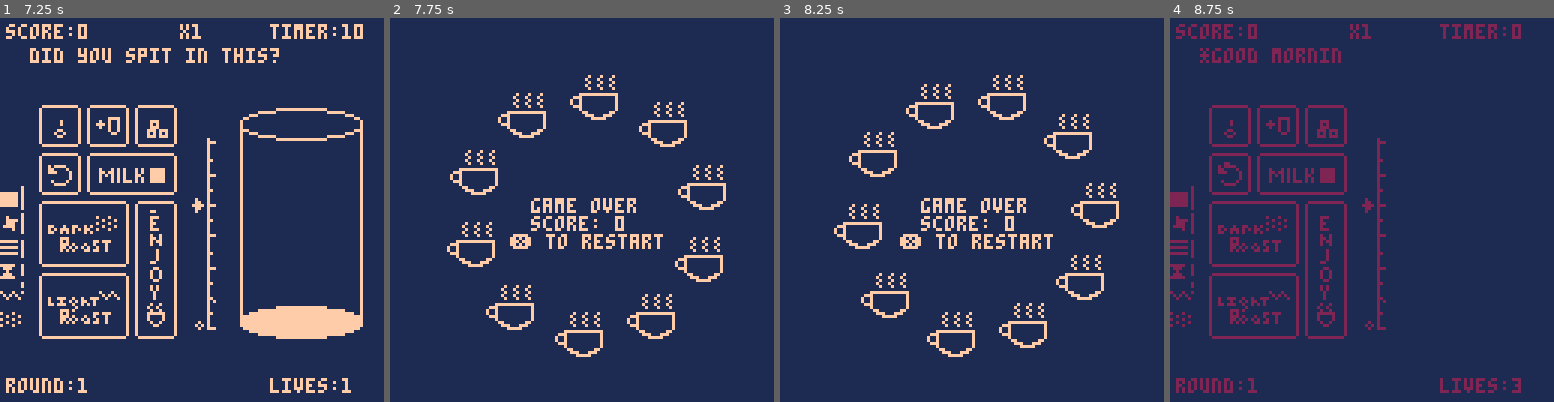
Above: before the commit, frames 1-4 (left to right).
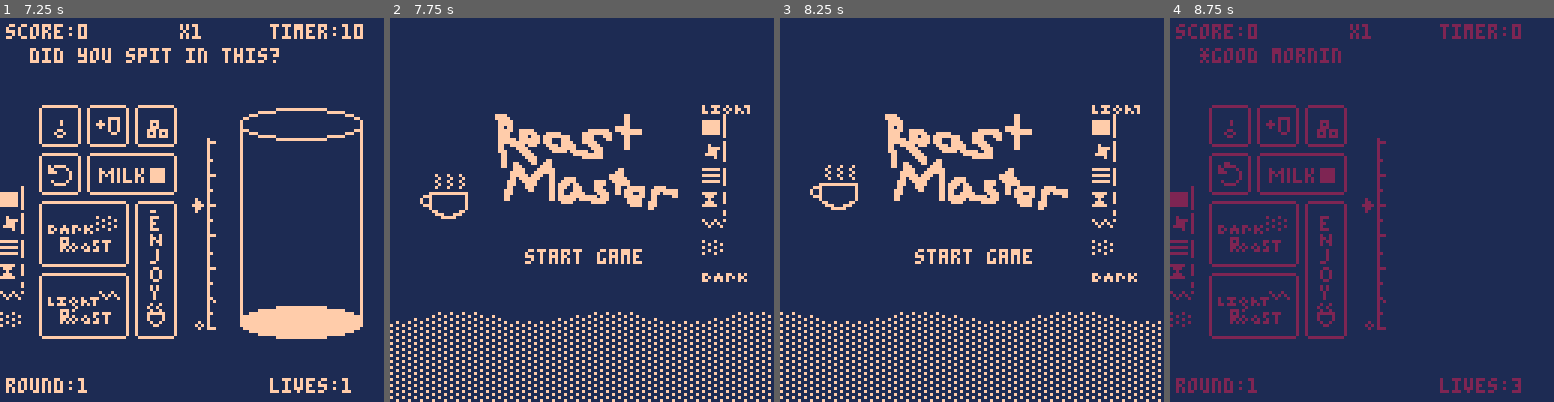
Above: after the commit, the same moments.

Repository: ianquill/brewbyte
Game: PICO-8 cartridge roastmaster_v1.p8
Two runs of this game, one before a commit and one after it. Both use one fixed random seed, a clock stepped at 60 frames per second and the inputs below.
Inputs:
- Up to frame 1 (7.25 s): tap X (X key) at 0.33, 1.07, 1.85, 2.97, 4.08, 5.2, 6.32 s; tap O (Z key) at 0.7, 1.7, 2.1, 2.5, 2.9, 3.3, 3.7, 4.1, 4.5, 4.9, 5.3, 5.7, 6.1, 6.5, 6.9 s; hold Right 1.6-2.1 s; hold Up 2.15-2.42 s; hold Right 2.47-3.03 s; hold Left 3.08-3.58 s; hold Down 3.63-3.97 s; hold Right 4.02-4.68 s; hold Up 4.73-5.03 s; hold Left 5.08-5.68 s; hold Down 5.73-6.03 s; hold Right 6.08-6.58 s; hold Right 6.63-7.13 s; hold Up from 7.18 s (still down)
- Up to frame 2 (7.75 s): tap O (Z key) at 7.3, 7.7 s; tap X (X key) at 7.43 s; release Up at 7.45 s; hold Right from 7.5 s (still down)
- Up to frame 3 (8.25 s): release Right at 8.07 s; tap O (Z key) at 8.1 s; hold Left from 8.12 s (still down)
- Up to frame 4 (8.75 s): tap O (Z key) at 8.5 s; tap X (X key) at 8.55 s; release Left at 8.62 s; hold Down from 8.67 s (still down)

Frame 1 is identical in both runs. In frame 2, 15% of the frame differs, in the area x 0-100%, y 14-100%; in frame 3, 15%; in frame 4, nothing differs.

Commit message:
game over now requires different button for reset

Diff:
--- a/roastmaster_v1.p8
+++ b/roastmaster_v1.p8
@@ -534,7 +534,7 @@
 			music(20)
 		end
 	elseif gamemode=="gameover" then
-		if btnp(❎) then
+		if btnp(🅾️) then
 			_init()
 		end
 	end
@@ -710,7 +710,7 @@
 			map(32)
 			print("game over", 47, 60,15)
 			print("score: "..score)
-			print("❎ to restart",40,72)
+			print("🅾️ to restart",40,72)
 
 			--coffee sprite
 			local center=58
Not shown, changed: index.html
Not shown, added: roastmasterv1_01.js
Not shown, added: roastmasterv1_01.zip
